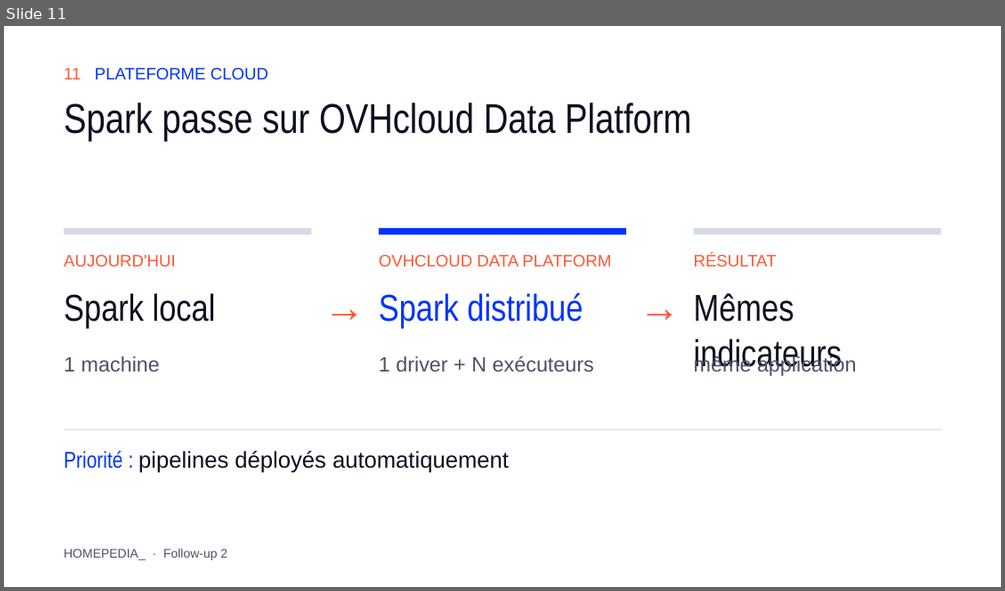
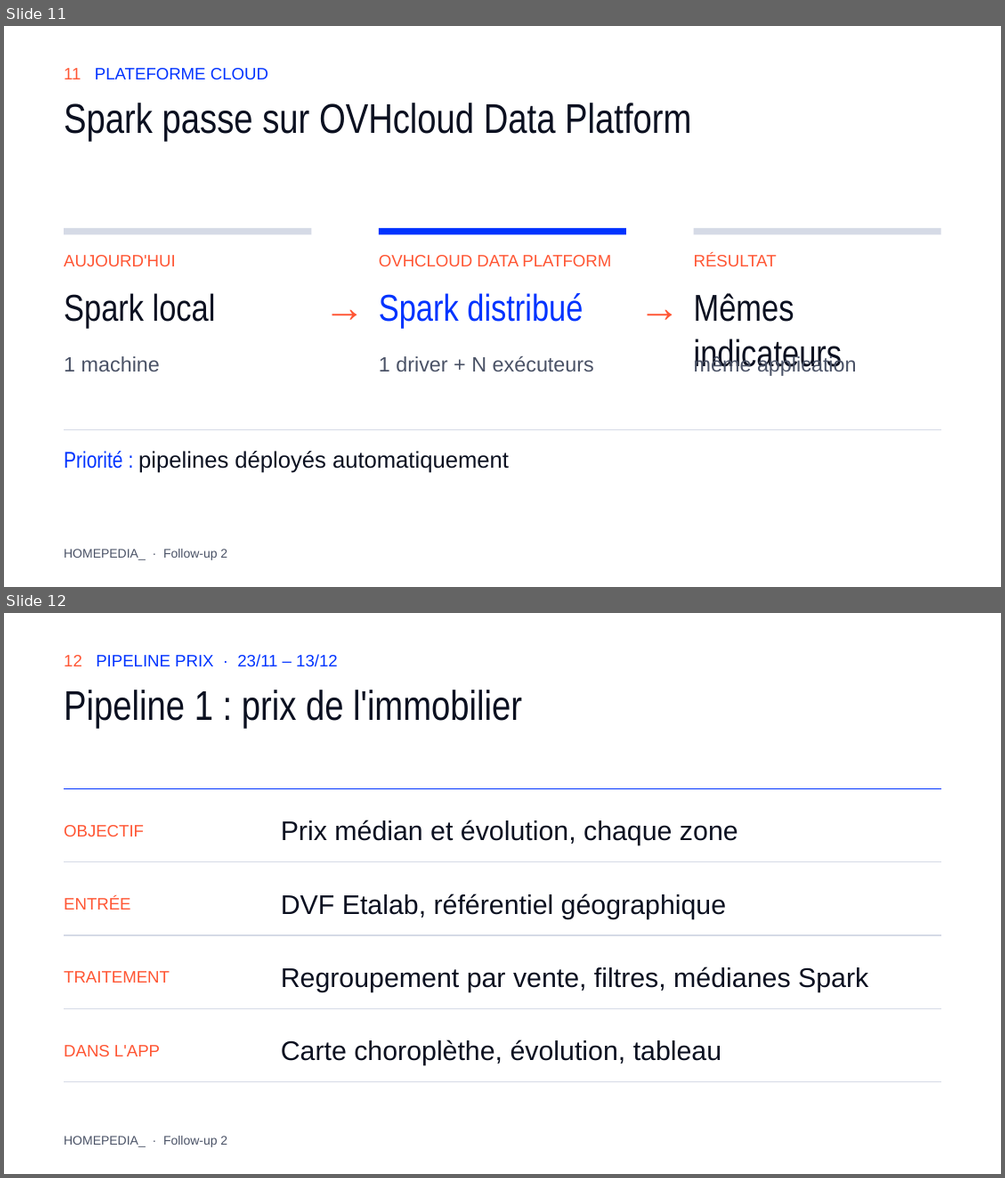
Before and after one commit to NicolasThao/T-DAT-901-Homepedia, a slide deck: docs/followup2/Homepedia_Follow-up_2.pptx. Shown one above the other, each under a label of ours: slide 11 before the commit, slides 11 and 12 after it. The pictures are 1005x591 and 1005x1178 pixels, drawn with LibreOffice and Linux fonts; fonts in the diff are those of the drawing. Boxes give left, top, right and bottom in pixels: in the first picture for what was removed or moved away, otherwise in the second. Text is boxed around its words. In the diff, an @@ line names an element or a change of style, - is before the commit and + after.

Commit message:
docs(followup2): 3 slides pipelines cloud (prix, texte, socio-eco) avant la feuille de route

```diff
--- a/docs/followup2/Homepedia_Follow-up_2.pptx
+++ b/docs/followup2/Homepedia_Follow-up_2.pptx
@@ slide 12 added at (4, 613, 1001, 1174), background #FFFFFF @@
@@ text added at (64, 654, 338, 667), 16 pt, text #0033FF @@
+12 PIPELINE PRIX · 23/11 – 13/12
@@ text added at (64, 690, 522, 728), 40 pt, text #0B1020 @@
+Pipeline 1 : prix de l'immobilier
@@ line added from (64, 788) to (941, 788), #0033FF 1.5 pt @@
@@ text added at (64, 825, 144, 836), 16 pt, text #FF5533 @@
+OBJECTIF
@@ text added at (281, 819, 738, 845), 26 pt, text #0B1020 @@
+Prix médian et évolution, chaque zone
@@ line added from (64, 862) to (941, 862), #D5DAE6 1 pt @@
@@ text added at (64, 898, 130, 909), 16 pt, text #FF5533 @@
+ENTRÉE
@@ text added at (281, 893, 726, 919), 26 pt, text #0B1020 @@
+DVF Etalab, référentiel géographique
@@ line added from (64, 935) to (941, 935), #D5DAE6 1 pt @@
@@ text added at (64, 971, 170, 982), 16 pt, text #FF5533 @@
+TRAITEMENT
@@ text added at (281, 966, 868, 992), 26 pt, text #0B1020 @@
+Regroupement par vente, filtres, médianes Spark
@@ line added from (64, 1008) to (941, 1008), #D5DAE6 1 pt @@
@@ text added at (281, 1039, 721, 1065), 26 pt, text #0B1020 @@
+Carte choroplèthe, évolution, tableau
@@ text added at (64, 1045, 160, 1056), 16 pt, text #FF5533 @@
+DANS L'APP
@@ line added from (64, 1082) to (941, 1082), #D5DAE6 1 pt @@
@@ text added at (64, 1135, 227, 1147), 12 pt, text #4A5266 @@
+HOMEPEDIA_ · Follow-up 2
```
Also in this commit, not shown: 1 slide changed, 2 other slides added, 6 other files.
